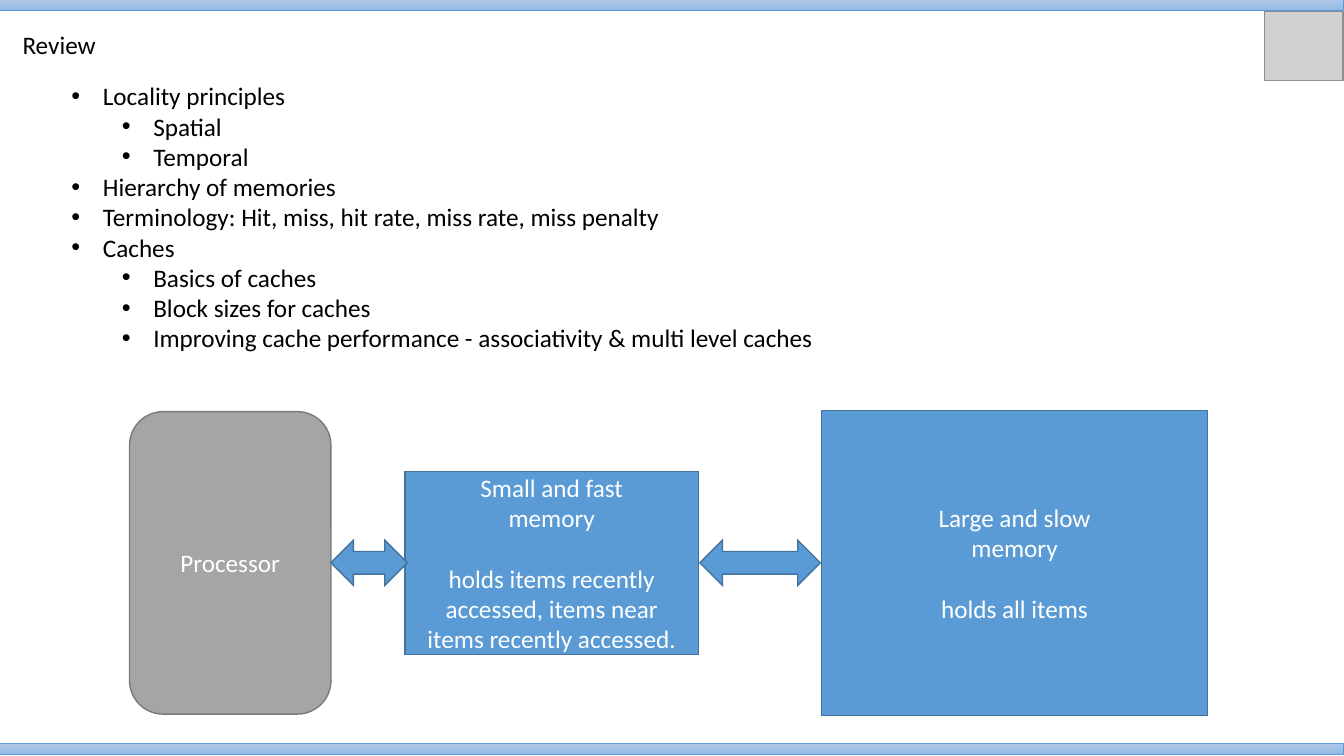
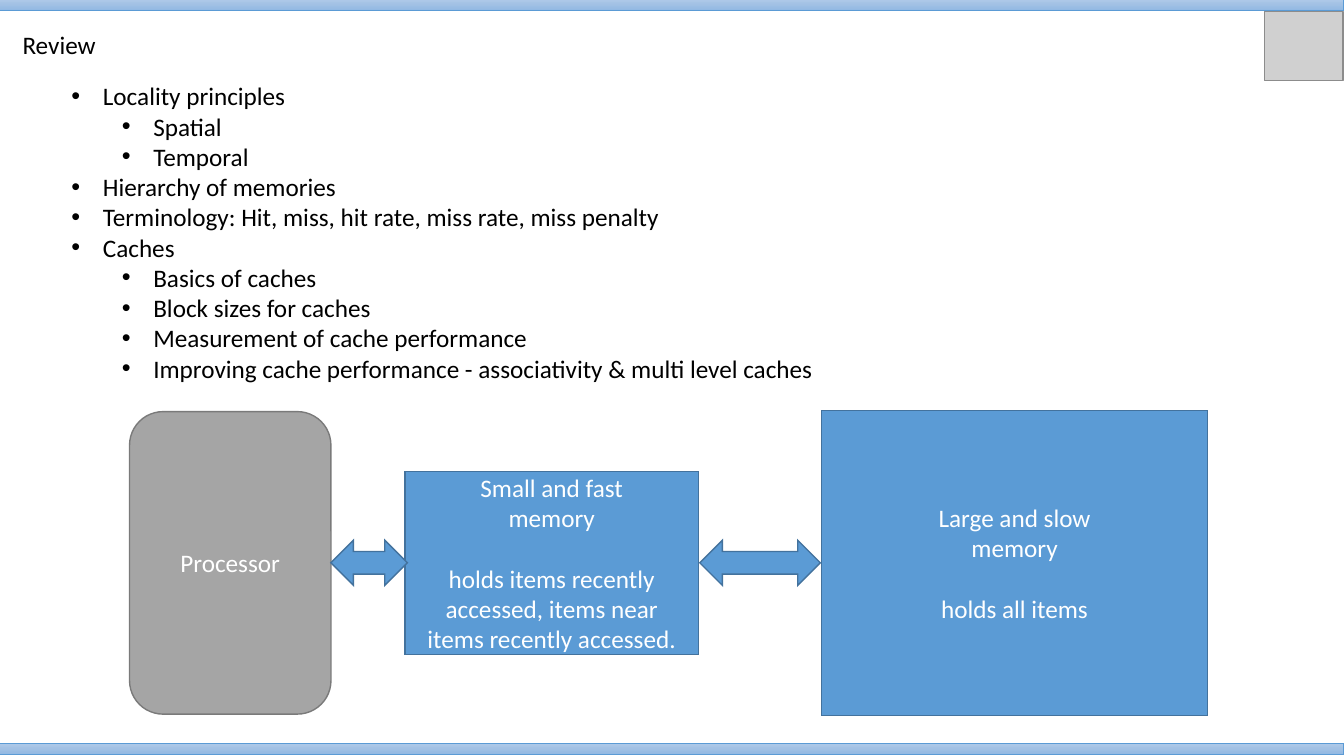
Before and after one commit to VineethBS/vineethbs.github.io, a slide deck: slide 2 of 2017_AV224/Material/Lecture_24.pptx. Drawn at 1344x756 pixels with LibreOffice and Linux fonts; fonts in the diff are those of the drawing; grey boxes stand for pictures. Boxes give left, top, right and bottom in pixels: in the first picture for what was removed or moved away, otherwise in the second. Text is boxed around its words. In the diff, an @@ line names an element or a change of style, - is before the commit and + after.

```diff
--- a/2017_AV224/Material/Lecture_24.pptx
+++ b/2017_AV224/Material/Lecture_24.pptx
@@ text at (153,329,526,351): paragraph added @@
+  • Measurement of cache performance
```
Also in this commit, not shown: 4 other slides changed, 5 slides added.
